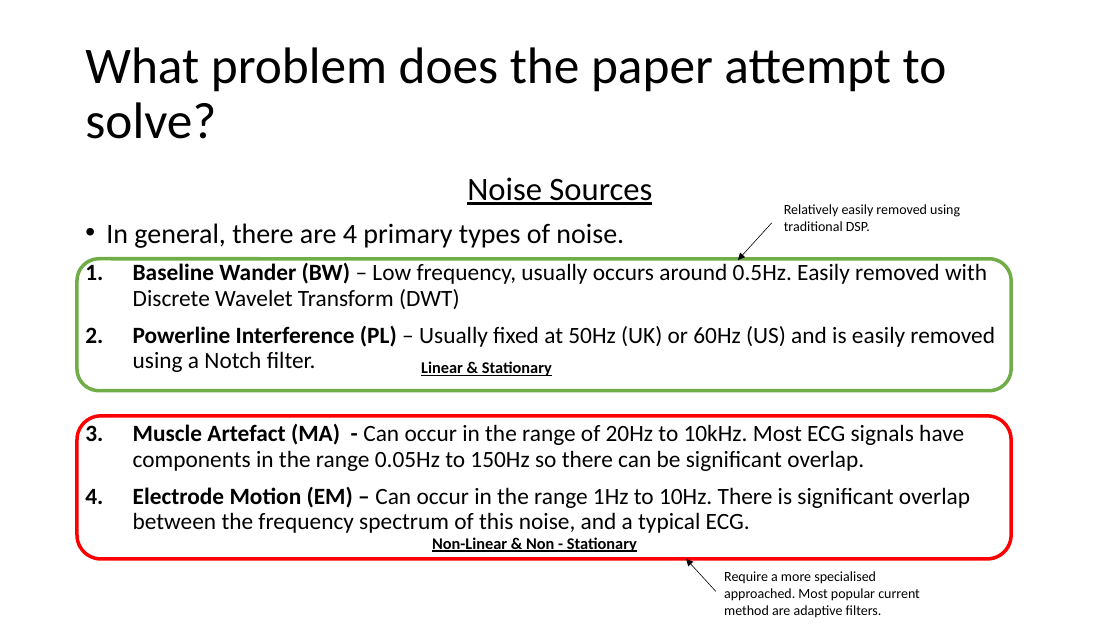
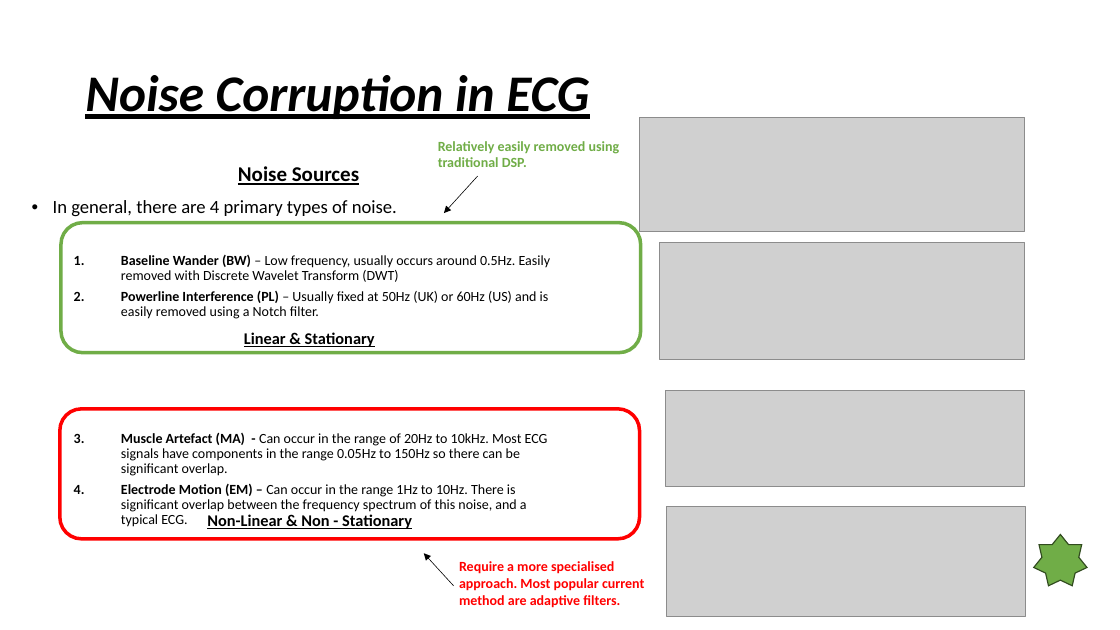
Before and after one commit to ben120-web/MSc-Project, a slide deck: slide 4 of Electrode Motion Denoising/reports/DeepLearningElectrodeMotionRemoval.pptx. Drawn at 1120x630 pixels with LibreOffice and Linux fonts; fonts in the diff are those of the drawing; grey boxes stand for pictures. Boxes give left, top, right and bottom in pixels: in the first picture for what was removed or moved away, otherwise in the second. Text is boxed around its words. In the diff, an @@ line names an element or a change of style, - is before the commit and + after.

```diff
--- a/Electrode Motion Denoising/reports/DeepLearningElectrodeMotionRemoval.pptx
+++ b/Electrode Motion Denoising/reports/DeepLearningElectrodeMotionRemoval.pptx
@@ title at [85,75,589,119]: text changed; bold on; italic on @@
-What problem does the paper attempt to solve?
+Noise Corruption in ECG
@@ picture added at [639,117,1024,232] @@
@@ text "Relatively easily removed using traditional ...": place and size @@
-text "Relatively easily removed using traditional ..." at [784,204,960,231]
+text "Relatively easily removed using traditional ..." at [438,141,620,167]
@@ text "Relatively easily removed using traditional ..." at [438,141,620,167]: text colour #000000 to #70AD47, bold on @@
@@ text "Noise Sources": place and size @@
-text "Noise Sources" at [106,177,995,533]
+text "Noise Sources" at [53,166,550,527]
@@ text "Noise Sources" at [53,166,550,527]: size 28 to 18 pt, bold on in "Noise Sources"; size 24 to 16 pt in "In general, there are 4 primary types ..."; size 20 to 12 pt in "Baseline Wander (BW) – Low frequency, usually ...", "Powerline Interference (PL) – Usually fixed at ...", "Muscle Artefact (MA) - Can occur in ...", "Electrode Motion (EM) – Can occur in ..."; list level 1 to 2 in "Baseline Wander (BW) – Low ..."; list level 1 to 2 in "Powerline Interference (PL) – Usually ..."; list level 1 to 2 in "Muscle Artefact (MA) - Can ..."; list level 1 to 2 in "Electrode Motion (EM) – Can ..." @@
@@ arrow moved from (772, 223) - (739, 260) to (478, 176) - (444, 213) @@
@@ rounded rectangle: place and size @@
-rounded rectangle at [77,259,1012,391]
+rounded rectangle at [61,223,641,353]
@@ picture added at [660,242,1025,359] @@
@@ text "Linear & Stationary": place and size @@
-text "Linear & Stationary" at [421,361,552,376]
+text "Linear & Stationary" at [244,332,375,347]
@@ rounded rectangle: place and size @@
-rounded rectangle at [77,416,1012,559]
+rounded rectangle at [60,409,639,539]
@@ picture added at [666,391,1025,486] @@
@@ text "Non-Linear & Non - Stationary": place and size @@
-text "Non-Linear & Non - Stationary" at [432,537,637,552]
+text "Non-Linear & Non - Stationary" at [207,514,412,529]
@@ picture added at [667,507,1026,618] @@
@@ star added at [1034,534,1087,586], fill #70AD47, outline #314C1F 1 pt @@
@@ arrow moved from (716, 592) - (686, 559) to (454, 586) - (424, 554) @@
@@ text at [459,561,644,608]: text changed; text colour #000000 to #FF0000; bold on @@
-Require a more specialised approached. Most popular current method are adaptive filters.
+Require a more specialised approach. Most popular current method are adaptive filters.
```
Also in this commit, not shown: 7 other slides changed.
